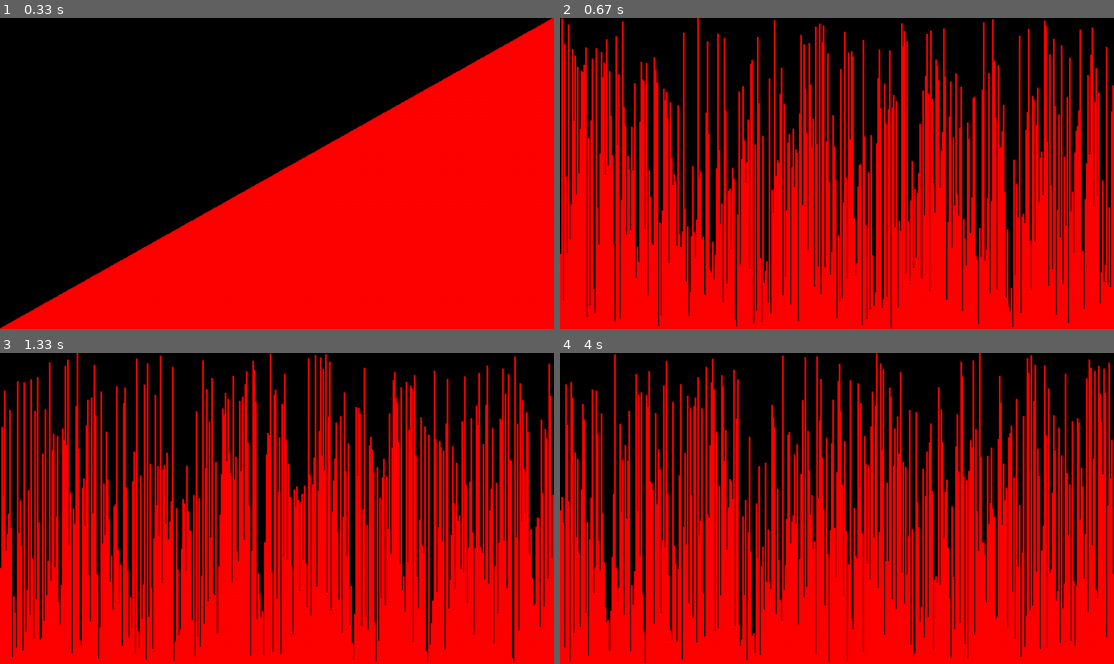
Above: before the commit, frames 1-4 (two rows, left to right).
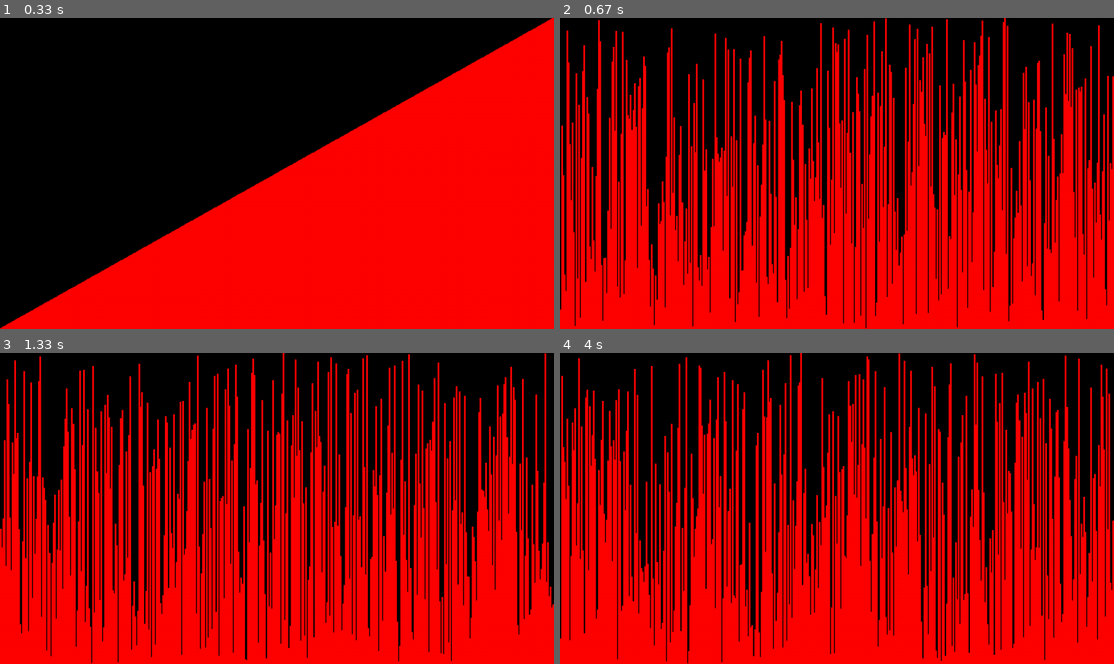
Above: after the commit, the same moments.

Repository: thiagolopes/sorting-algorithms-pygame
Game: pygame game, started from sort.py
The game is run twice, just before and just after one commit, with the same random seed, the same clock (stepped at 60 frames per second) and the same inputs.
Inputs:
- Up to frame 1 (0.33 s): no input
- Up to frame 2 (0.67 s): tap Enter at 0.33 s
- Up to frame 3 (1.33 s): tap Space at 0.67 s; tap Enter at 1 s
- Up to frame 4 (4 s): hold Enter 1.33-1.8 s; tap Enter at 1.83, 2.67, 3.83 s; hold Enter 2.17-2.63 s; tap Space at 3 s; hold Enter 3.33-3.8 s

Frame 1 is identical in both runs. In frame 2, 41% of the frame differs, in the area x 0-100%, y 0-100%; in frame 3, 42%; in frame 4, 42%.

Commit message:
Organize events + keys-pressed

Diff:
--- a/sort.py
+++ b/sort.py
@@ -70,21 +70,21 @@
     for event in pygame.event.get():
         if event.type == pygame.QUIT:
             quit()
-
-    screen.fill("black")
-
-    # draw grid
-    draw_grid(bubble.elements, grid_pos)
+        if event.type == pygame.KEYUP:
+            if event.key == pygame.K_ESCAPE:
+                quit()
+            if event.key == pygame.K_RETURN:
+                bubble.reset()
 
     keys = pygame.key.get_pressed()
-    if keys[pygame.K_ESCAPE]:
-        quit()
     if keys[pygame.K_SPACE]:
         success = bubble.step()
         if success:
             play_beep()
-    if keys[pygame.K_RETURN]:
-        bubble.reset()
+
+    # Draw
+    screen.fill("black")
+    draw_grid(bubble.elements, grid_pos)
 
     pygame.display.flip()
     dt = clock.tick(144) / 1000
